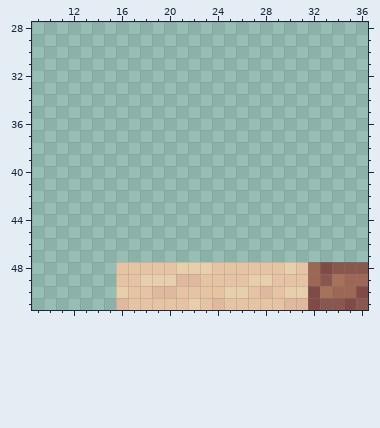
A pixel-art file gets an edit: Art/SoilTester.ase. That is the earlier state.
256x256 pixels, 1 frame. Colours within 5 levels of each other are drawn and written as one. Shown: x 9..36, y 28..51.
And afterwards:
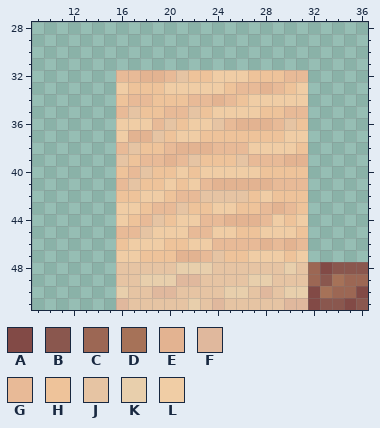
Palette (. is transparent): A #824a46  B #8a574e  C #9c6754  D #a67258  E #e3b391  F #e0b89d  G #e8ba97  H #eec39a  J #e6c4a3  K #e8cfac  L #f0cda5
Edits made:
Changed rows in their new state; - is an unchanged pixel.
Layer "Soils":
first column x 16:
32 GGEEGJHHLLLHHHGG
33 LHHHLLLLLHGGEGHL
34 HGGHHHGGEGHLLLLL
35 GJHHGGJHLLLLHHGG
36 LLLGJHLLJGEEEGJH
37 LEEJHLLHHHHHHHLL
38 GJHHGEEEGGGLLLLH
39 JHGGEGJHHHJGGGEE
40 HGJHHLHLLLLLHHHH
41 GJHHLHLGEEEEEGGG
42 HHLLHGGJJJJHLHHH
43 LLHGGJHHLLHHGEGH
44 LHGJHLLGGEEEGLHL
45 GGJLLLGGLLHHLLLH
46 HLLLHHLLGGGGEGEG
47 LLHHHEEGJHHLLLHL
